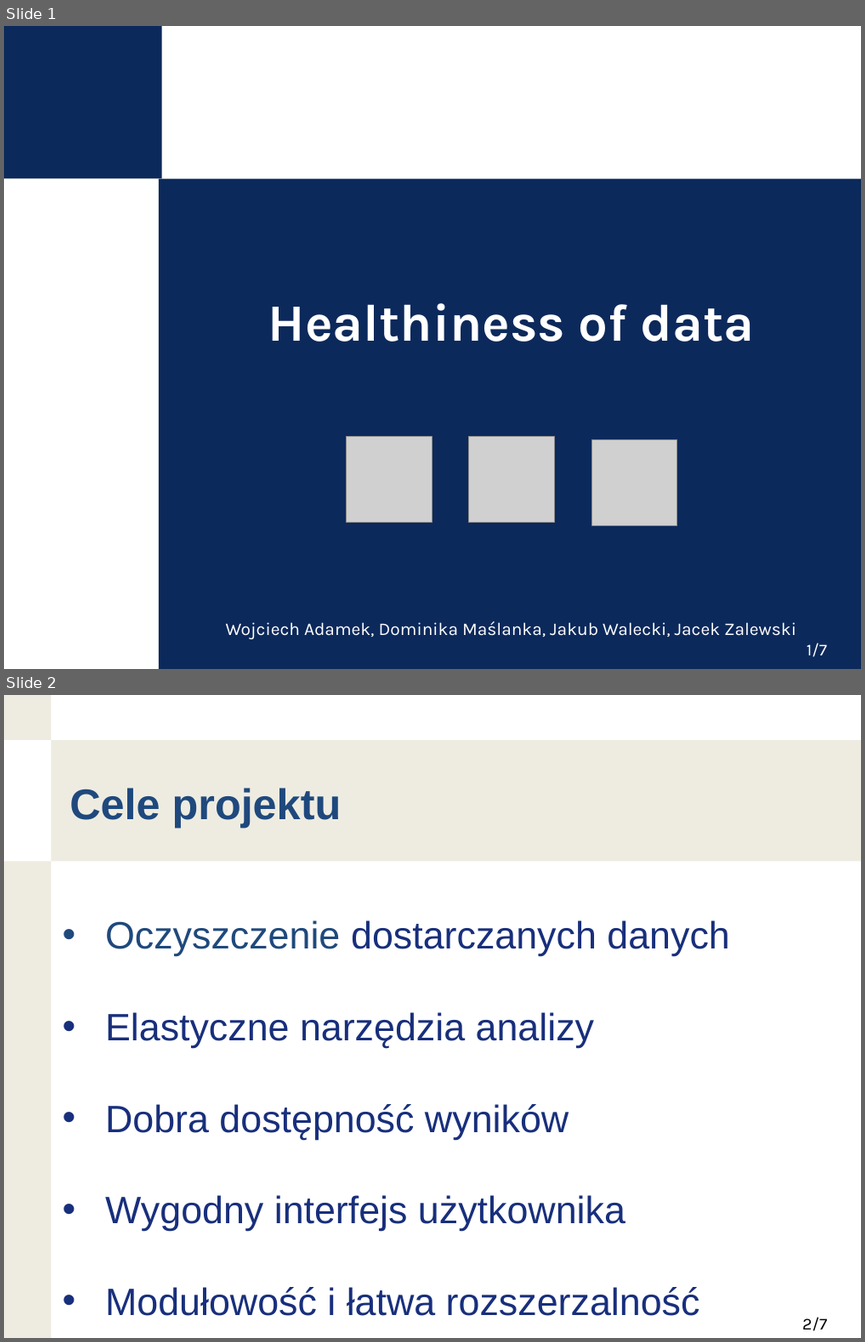
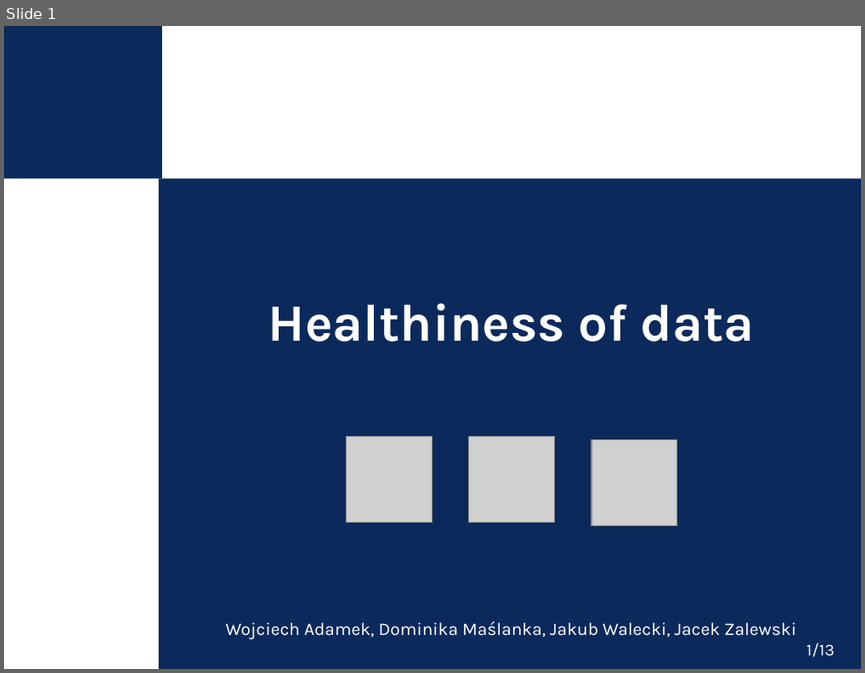
Before and after one commit to nokia-wroclaw/innovativeprojects-healthiness-of-data, a slide deck: KPZ_demo_prezentacja.pptx. Shown one above the other, each under a label of ours: slides 1 and 2 before the commit, slide 1 after it. The pictures are 865x1342 and 865x673 pixels, drawn with LibreOffice and Linux fonts; fonts in the diff are those of the drawing; grey boxes stand for pictures; background and template pictures are left out. Boxes give left, top, right and bottom in pixels: in the first picture for what was removed or moved away, otherwise in the second. Text is boxed around its words. In the diff, an @@ line names an element or a change of style, - is before the commit and + after.

```diff
--- a/KPZ_demo_prezentacja.pptx
+++ b/KPZ_demo_prezentacja.pptx
@@ slide 2 removed at [4, 695, 861, 1338], background #FFFFFF @@
@@ rectangle removed at [4, 695, 51, 740] @@
@@ rectangle removed at [51, 740, 861, 862] @@
@@ text removed at [69, 788, 341, 828] @@
-Cele projektu
@@ rectangle removed at [4, 862, 51, 1338] @@
@@ text removed at [105, 920, 729, 1315] @@
-• Oczyszczenie dostarczanych danych
-• Elastyczne narzędzia analizy
-• Dobra dostępność wyników
-• Wygodny interfejs użytkownika
-• Modułowość i łatwa rozszerzalność
@@ page number removed at [802, 1316, 827, 1331] @@
-2/7
@@ page number at [806, 642, 834, 657]: text changed @@
-1/7
+1/13
```
Also in this commit, not shown: 5 slides changed, 7 slides added, 6 other slides removed, 4 other files.
